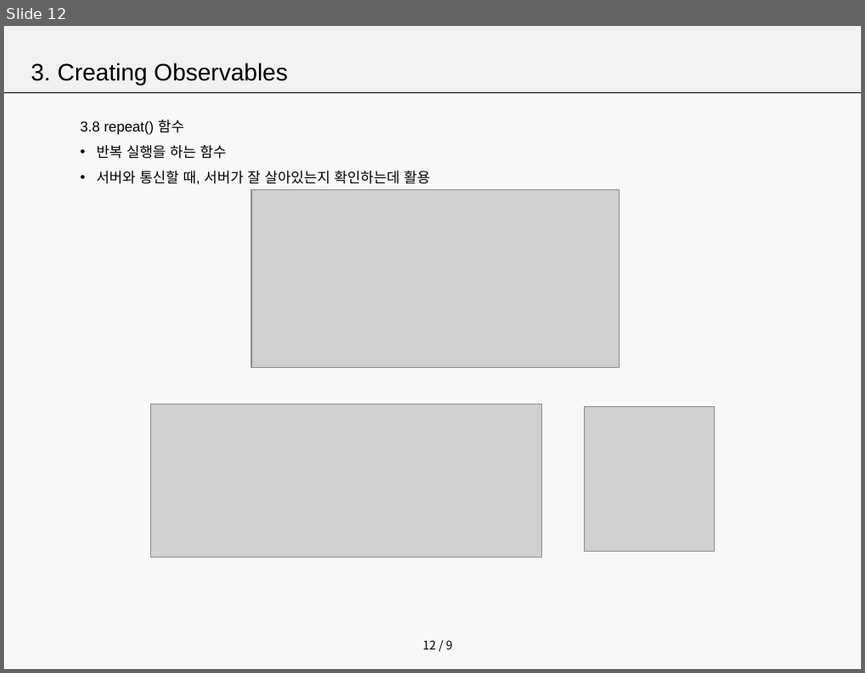
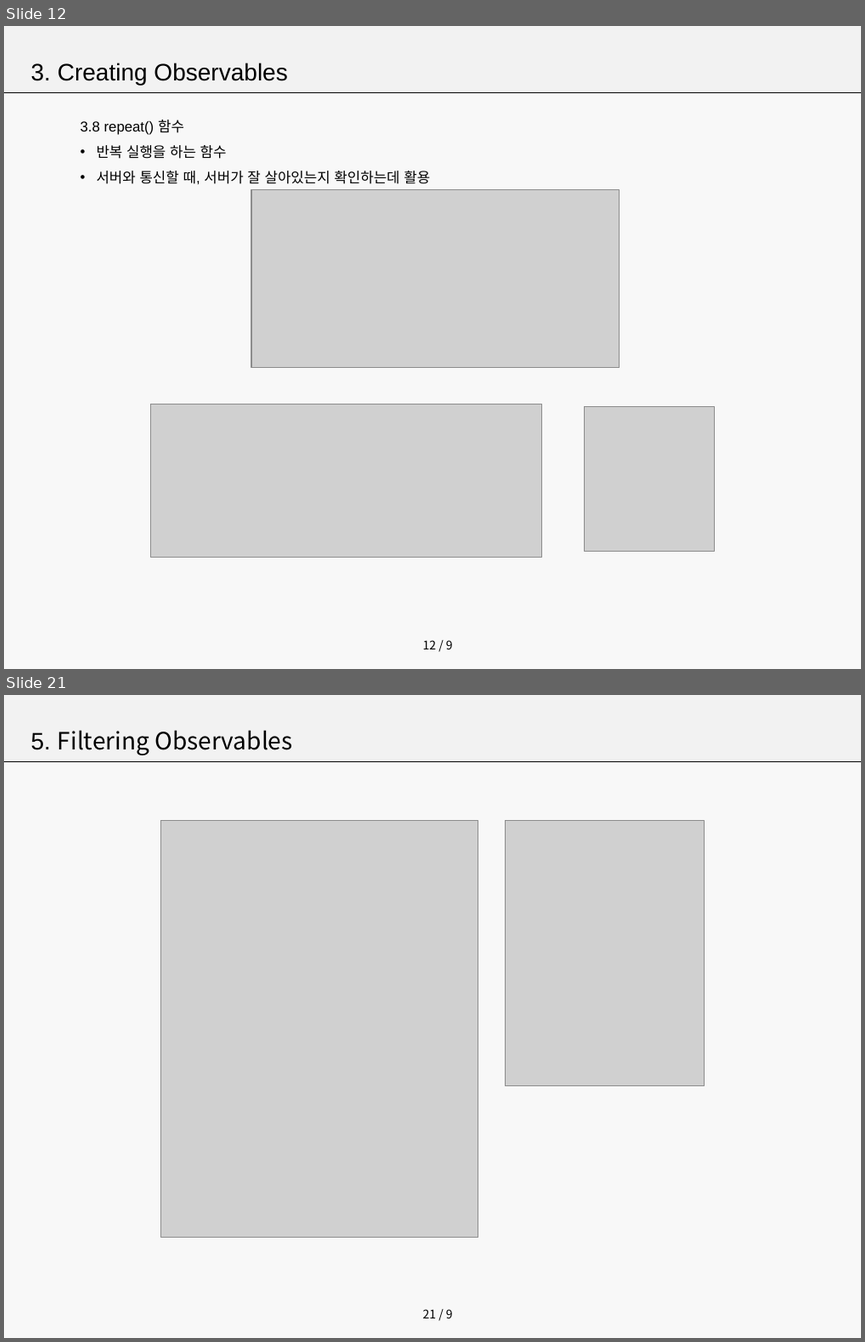
Before and after one commit to seoyoon630/RxDemo, a slide deck: RxJava.pptx. Shown one above the other, each under a label of ours: slide 12 before the commit, slides 12 and 21 after it; the slides between them are not shown. The pictures are 865x673 and 865x1342 pixels, drawn with LibreOffice and Linux fonts; fonts in the diff are those of the drawing; grey boxes stand for pictures. Boxes give left, top, right and bottom in pixels: in the first picture for what was removed or moved away, otherwise in the second. Text is boxed around its words. In the diff, an @@ line names an element or a change of style, - is before the commit and + after.

```diff
--- a/RxJava.pptx
+++ b/RxJava.pptx
@@ slide 21 added at [4, 695, 861, 1338], background #F2F2F2 at 50% opacity; not listed: 3 template elements that a slide beside it also shows @@
@@ text added at [31, 730, 292, 755], 20 pt, text #000000 @@
+5. Filtering Observables
@@ picture added at [160, 821, 477, 1236] @@
@@ picture added at [506, 821, 704, 1086] @@
```
Also in this commit, not shown: 8 other slides added, 2 slides removed, 7 other files.
